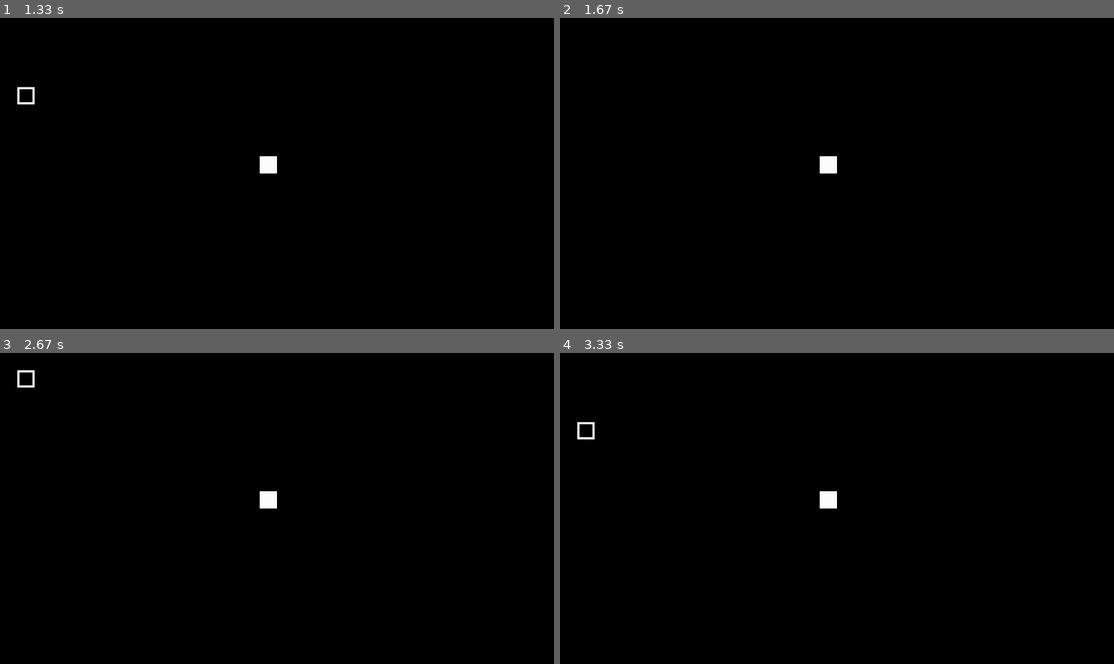
Above: before the commit, frames 1-4 (two rows, left to right).
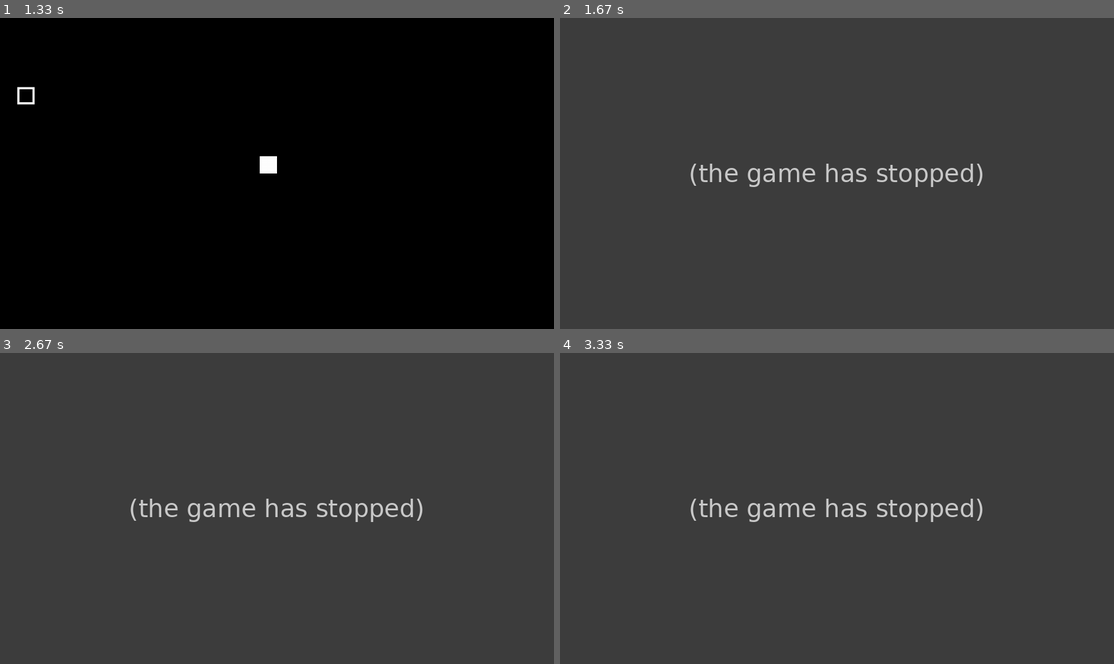
Above: after the commit, the same moments.

Repository: niel-conradie/Snake-Pygame
Game: pygame game, started from snake/run.py
The game is run twice, just before and just after one commit, with the same random seed, the same clock (stepped at 60 frames per second) and the same inputs.
Inputs:
- Up to frame 1 (1.33 s): hold Left 0.33-0.87 s; hold Down 0.9-1.23 s; hold Left from 1.27 s (still down)
- Up to frame 2 (1.67 s): keep holding Left
- Up to frame 3 (2.67 s): release Left at 1.67 s; hold Up 1.7-2.1 s; hold Right from 2.13 s (still down)
- Up to frame 4 (3.33 s): release Right at 2.77 s; hold Down 2.8-3.2 s; hold Left from 3.23 s (still down)

Frame 1 is identical in both runs. In frame 2, 100% of the frame differs, in the area x 0-100%, y 0-100%; in frame 3, 100%; in frame 4, 100%.
After the commit the program exited at 1.5 s; later frames show no game.

Commit message:
Update game.py
Snake collision with border conditional statement.

Diff:
--- a/snake/game.py
+++ b/snake/game.py
@@ -46,6 +46,10 @@
             ):
                 raise TypeError
 
+        # Collision with border condition.
+        if not (0 <= self.snake.x[0] <= 1240 and 0 <= self.snake.y[0] <= 680):
+            raise TypeError
+
     def start_game(self):
         """Start the game."""
         running = True
